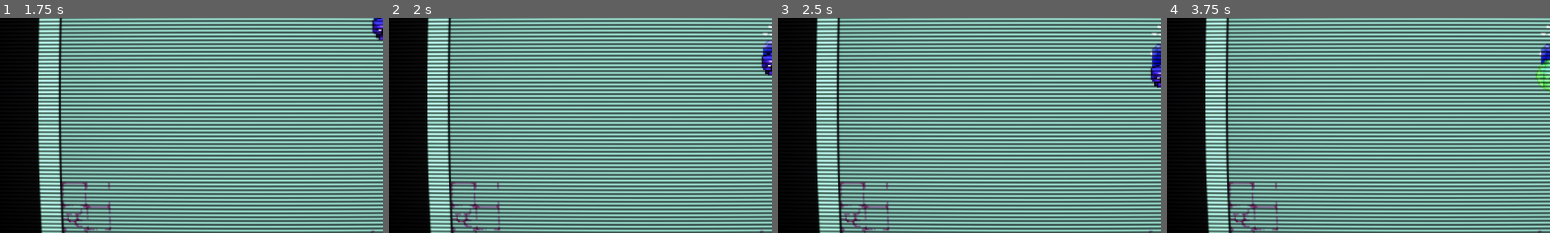
Above: before the commit, frames 1-4 (left to right).
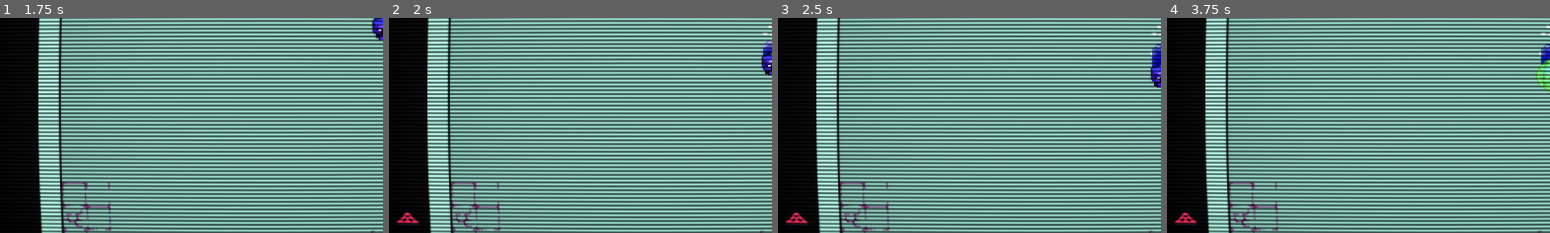
Above: after the commit, the same moments.

Repository: rddtz/gamejamplus
Game: Godot game, scene res://scenes/main.tscn
Two runs of this game, one before a commit and one after it. Both use one fixed random seed, a clock stepped at 60 frames per second and the inputs below. This scene is started directly instead of the project's main scene.
Inputs:
- Up to frame 1 (1.75 s): tap Enter (enviar) at 0.5, 0.6 s; hold Right (RIGHT) 0.53-1.28 s; hold S (DOWN) from 1.28 s (still down); tap Space (parry_block) at 1.35 s
- Up to frame 2 (2 s): keep holding S (DOWN)
- Up to frame 3 (2.5 s): release S (DOWN) at 2.03 s; hold Right (RIGHT) from 2.03 s (still down); hold J from 2.03 s (still down)
- Up to frame 4 (3.75 s): tap Space (parry_block) at 2.75 s; release Right (RIGHT) at 2.78 s; release J at 2.78 s; hold W (UP) 2.78-3.53 s; tap Enter (enviar) at 2.85, 3.5 s; hold A (LEFT) from 3.53 s (still down); hold Space (parry_block) from 3.53 s (still down)
The pictures show only the part of the screen within x 15-65%, y 32-82%; the shares and areas given below are measured in that part.

Frame 1 is identical in both runs. In frame 2, 0.2% of the frame differs, in the area x 2-8%, y 90-97%; in frame 3, 0.2%; in frame 4, 0.2%.

Commit message:
aviso das flechas

Diff:
--- a/plus/leaderboard.csv
+++ b/plus/leaderboard.csv
@@ -15,3 +15,4 @@
 ASD,0
 cjf,0
 Ray,1170
+RAY,2230
--- /dev/null
+++ b/plus/scenes/aviso_flecha.tscn
@@ -0,0 +1,47 @@
+[gd_scene load_steps=8 format=3 uid="uid://dm4cpi3tujp4m"]
+
+[ext_resource type="Texture2D" uid="uid://cwf537j1nr1ej" path="res://assets/Warning-Sheet.png" id="1_5sg0u"]
+[ext_resource type="Script" path="res://scripts/aviso_flecha.gd" id="2_3npy7"]
+
+[sub_resource type="AtlasTexture" id="AtlasTexture_yvsmu"]
+atlas = ExtResource("1_5sg0u")
+region = Rect2(0, 0, 16, 16)
+
+[sub_resource type="AtlasTexture" id="AtlasTexture_3h6ds"]
+atlas = ExtResource("1_5sg0u")
+region = Rect2(16, 0, 16, 16)
+
+[sub_resource type="AtlasTexture" id="AtlasTexture_8ve3o"]
+atlas = ExtResource("1_5sg0u")
+region = Rect2(32, 0, 16, 16)
+
+[sub_resource type="AtlasTexture" id="AtlasTexture_43ixp"]
+atlas = ExtResource("1_5sg0u")
+region = Rect2(48, 0, 16, 16)
+
+[sub_resource type="SpriteFrames" id="SpriteFrames_0e2w4"]
+animations = [{
+"frames": [{
+"duration": 1.0,
+"texture": SubResource("AtlasTexture_yvsmu")
+}, {
+"duration": 1.0,
+"texture": SubResource("AtlasTexture_3h6ds")
+}, {
+"duration": 1.0,
+"texture": SubResource("AtlasTexture_8ve3o")
+}, {
+"duration": 1.0,
+"texture": SubResource("AtlasTexture_43ixp")
+}],
+"loop": false,
+"name": &"aviso",
+"speed": 5.0
+}]
+
+[node name="aviso_flecha" type="AnimatedSprite2D"]
+sprite_frames = SubResource("SpriteFrames_0e2w4")
+animation = &"aviso"
+script = ExtResource("2_3npy7")
+
+[connection signal="animation_finished" from="." to="." method="_on_animation_finished"]
--- a/plus/scenes/main.tscn
+++ b/plus/scenes/main.tscn
@@ -69,4 +69,3 @@
 stream = ExtResource("16_uttrl")
 volume_db = -7.745
 autoplay = true
-bus = &"main theme"
--- /dev/null
+++ b/plus/scripts/aviso_flecha.gd
@@ -0,0 +1,15 @@
+extends AnimatedSprite2D
+
+
+# Called when the node enters the scene tree for the first time.
+func _ready() -> void:
+	pass # Replace with function body.
+
+
+# Called every frame. 'delta' is the elapsed time since the previous frame.
+func _process(delta: float) -> void:
+	pass
+
+
+func _on_animation_finished() -> void:
+	queue_free()
--- a/plus/scripts/controlador.gd
+++ b/plus/scripts/controlador.gd
@@ -55,13 +55,12 @@
 	var lado = 0
 	var lado2 = 0
 
-	print(q_lados)
 
 	if q_lados == 1:
 		lado = randi_range(1, 4)
 		active_side(lado, f)
 
-	if q_lados == 2:
+	elif q_lados == 2:
 		while lado == lado2:
 			lado = randi_range(1, 4)
 			lado2 = randi_range(1, 4)
@@ -71,7 +70,7 @@
 		q = randi_range(1, f-q)
 		active_side(lado2, q)
 
-	if q_lados == 3:
+	elif q_lados == 3:
 		lado = randi_range(1, 4)
 		var restam = 2
 
@@ -95,7 +94,7 @@
 			f -= q
 			restam -= 1
 			active_side(4, q)
-	if q_lados == 4:
+	elif q_lados == 4:
 		var restam = 3
 		q = randi_range(1, f-restam)
 		f -= q
@@ -113,7 +112,6 @@
 		f -= q
 		restam -= 1
 		active_side(4, q)
-	print("ATIROU")
 
 func num_flechas(f, t):
 
@@ -136,7 +134,6 @@
 	inc_speed -= delta
 
 
-	print(flechas)
 
 	if timer > 6*SEG:
 		SHOOT_TIME = 0
--- a/plus/scripts/flecha.gd
+++ b/plus/scripts/flecha.gd
@@ -5,12 +5,39 @@
 @onready var animated_sprite_2d: AnimatedSprite2D = $AnimatedSprite2D
 var id := "Flecha"
 
+var tipo := -1
+
+const CIMA = 1
+const BAIXO = 2
+const DIREITA = 3
+const ESQUERDA = 4
+
 var particle := preload("res://scenes/particle_arrow.tscn")
-
+var aviso_cena := preload("res://scenes/aviso_flecha.tscn")
 
 var flip_h = 0
 # Called when the node enters the scene tree for the first time.
 func _ready() -> void:
+
+	var x_meio = 212
+	var y_topo = 50
+	var aviso = aviso_cena.instantiate()
+
+	if tipo == CIMA:
+		aviso.position.x = position.x
+		aviso.position.y = y_topo
+	elif tipo == BAIXO:
+		aviso.position.x = position.x
+		aviso.position.y = y_topo + 256 + 16
+	elif tipo == DIREITA:
+		aviso.position.y = position.y
+		aviso.position.x = x_meio + 126 + 32
+	elif tipo == ESQUERDA:
+		aviso.position.y = position.y
+		aviso.position.x = x_meio - 126 - 32
+
+	get_tree().current_scene.add_child(aviso, true)
+
 	rotation = deg_to_rad(direction)
 	if flip_h == 1: animated_sprite_2d.flip_h = 1
 	if direction == -90: animated_sprite_2d.rotation = deg_to_rad(-180)
--- a/plus/scripts/spawner_baixo.gd
+++ b/plus/scripts/spawner_baixo.gd
@@ -9,9 +9,12 @@
 func _on_timer_timeout() -> void:
 	if active:
 		for i in range(quantite):
+
+			var y_meio = 67 + 126
 			var flecha = flecha_cena.instantiate()
-			flecha.position = Vector2(92+16*randi_range(0,14), 400)
+			flecha.position = Vector2(92+16*randi_range(0,14), y_meio + 500)
 			flecha.speed = -speed
 			flecha.direction = 90
+			flecha.tipo = 2
 			get_tree().current_scene.add_child(flecha, true)
 			timer.set_wait_time(randf_range(1,3))
--- a/plus/scripts/spawner_cima.gd
+++ b/plus/scripts/spawner_cima.gd
@@ -10,9 +10,13 @@
 func _on_timer_timeout() -> void:
 	if active:
 		for i in range(quantite):
+
+			var y_meio = 67 + 126
+
 			var flecha = flecha_cena.instantiate()
-			flecha.position = Vector2(92+16*randi_range(0,14), -80)
+			flecha.position = Vector2(92+16*randi_range(0,14), y_meio - 500)
 			flecha.speed = -speed
 			flecha.direction = -90
+			flecha.tipo = 1
 			get_tree().current_scene.add_child(flecha, true)
 			timer.set_wait_time(randf_range(1,3))
--- a/plus/scripts/spawner_direita.gd
+++ b/plus/scripts/spawner_direita.gd
@@ -1,10 +1,10 @@
 extends Node2D
 var flecha_cena = preload("res://scenes/flecha.tscn")
+var aviso_cena = preload("res://scenes/aviso_flecha.tscn")
 @onready var timer: Timer = $Timer
 
 @export var active: bool = true
 @export var quantite: int = 1
-
 @export var speed: int = 300
 
 func _on_timer_timeout() -> void:
@@ -12,8 +12,11 @@
 		for i in range(quantite):
 			var x_meio = 212
 			var flecha = flecha_cena.instantiate()
-			flecha.position = Vector2(x_meio + 500, 72+16*randi_range(0,14))
+			var location =  Vector2(x_meio + 500, 72+16*randi_range(0,14))
+			flecha.position = location
 			flecha.speed = -speed
 			flecha.flip_h = 1
+			flecha.tipo = 3
+
 			get_tree().current_scene.add_child(flecha, true)
 			timer.set_wait_time(randf_range(1,3))
--- a/plus/scripts/spawner_esquerda.gd
+++ b/plus/scripts/spawner_esquerda.gd
@@ -14,5 +14,6 @@
 			var flecha = flecha_cena.instantiate()
 			flecha.position = Vector2(x_meio - 500, 72+16*randi_range(0,14))
 			flecha.speed = speed
+			flecha.tipo = 4
 			get_tree().current_scene.add_child(flecha, true)
 			timer.set_wait_time(randf_range(1,3))
Binary file changed: plus/leaderboard.40.translation
